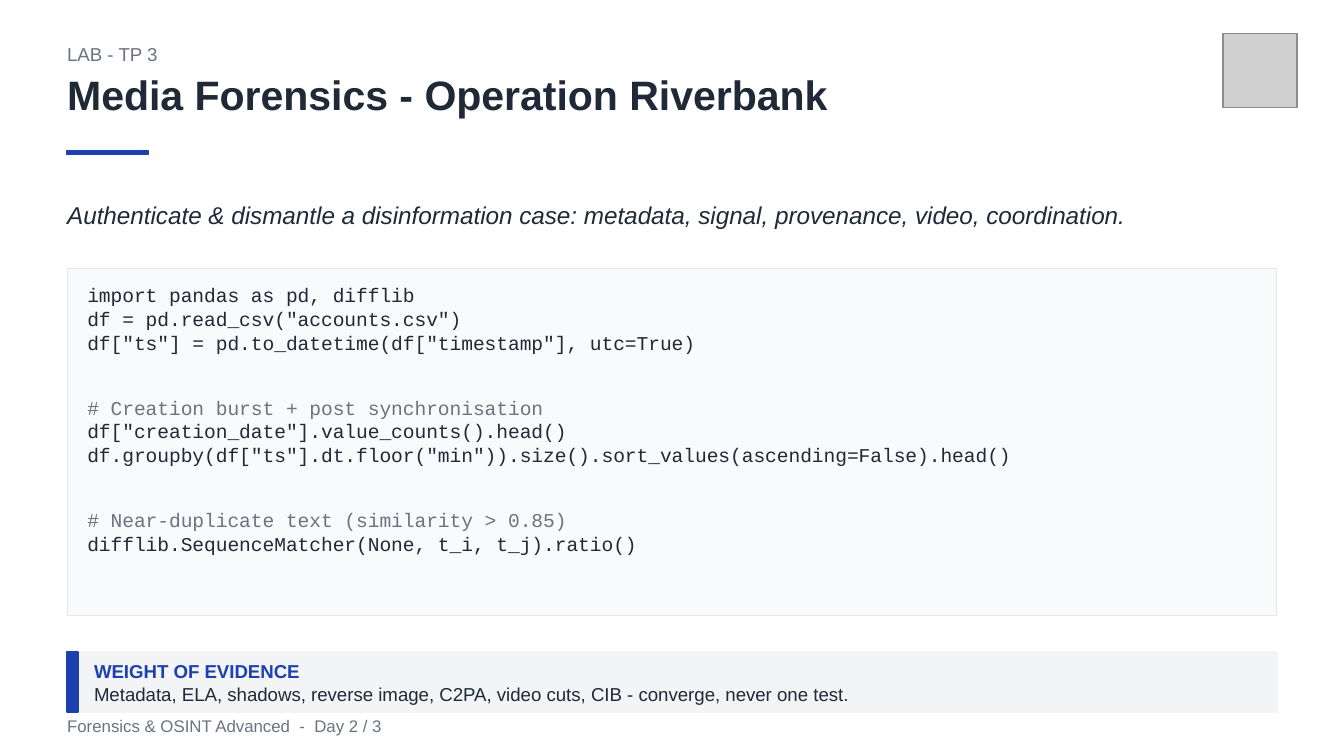
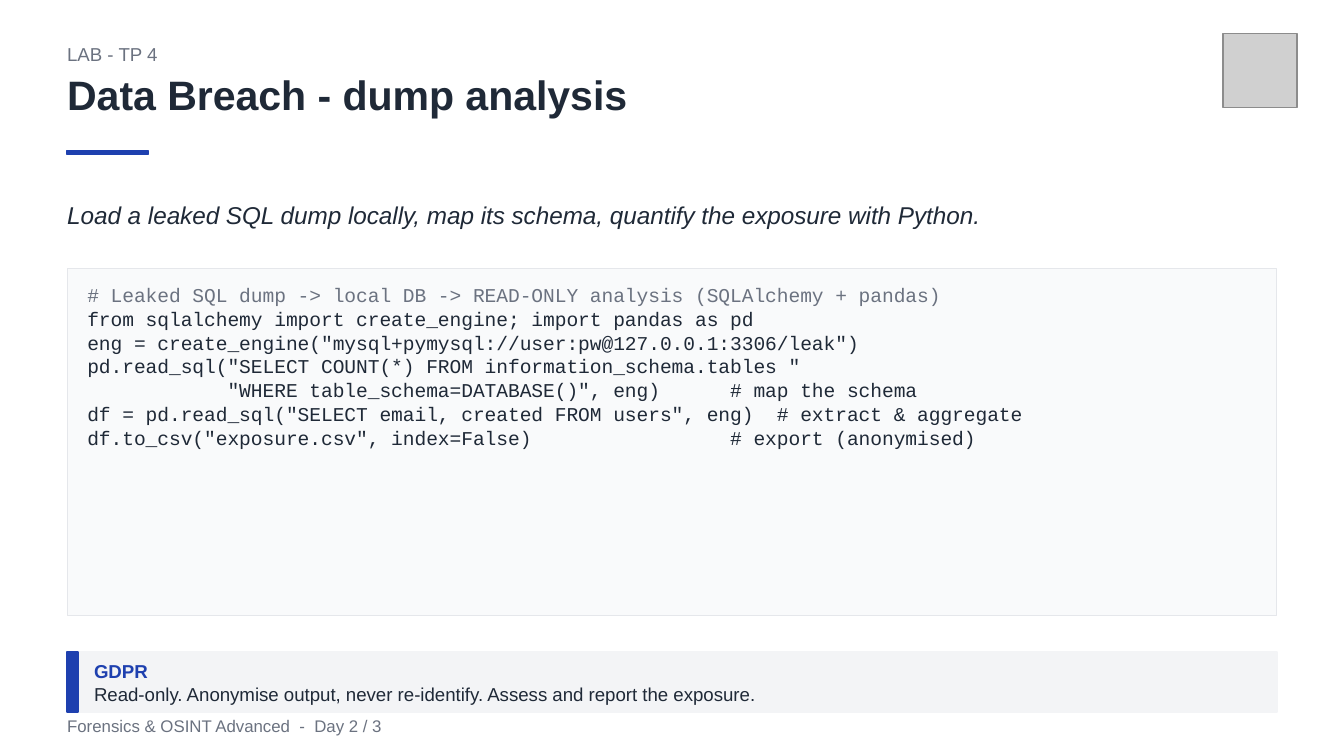
Before and after one commit to clemdepernet/osint-advanced-labs, a slide deck: slide 32 of Day_2/Day_2_Source_Reliability_And_Media_Forensics.pptx (slide 31 before the commit). Drawn at 1344x756 pixels with LibreOffice and Linux fonts; fonts in the diff are those of the drawing; grey boxes stand for pictures. Boxes give left, top, right and bottom in pixels: in the first picture for what was removed or moved away, otherwise in the second. Text is boxed around its words. In the diff, an @@ line names an element or a change of style, - is before the commit and + after.

```diff
--- a/Day_2/Day_2_Source_Reliability_And_Media_Forensics.pptx
+++ b/Day_2/Day_2_Source_Reliability_And_Media_Forensics.pptx
@@ text at (67,48,157,61): text changed @@
-LAB - TP 3
+LAB - TP 4
@@ text at (67,80,627,119): text changed @@
-Media Forensics - Operation Riverbank
+Data Breach - dump analysis
@@ text at (67,206,980,229): text changed @@
-Authenticate & dismantle a disinformation case: metadata, signal, provenance, video, coordination.
+Load a leaked SQL dump locally, map its schema, quantify the exposure with Python.
@@ text at (87,288,1022,449): text changed @@
-import pandas as pd, difflib
-df = pd.read_csv("accounts.csv")
-df["ts"] = pd.to_datetime(df["timestamp"], utc=True)
-# Creation burst + post synchronisation
-df["creation_date"].value_counts().head()
-df.groupby(df["ts"].dt.floor("min")).size().sort_values(ascending=False).head()
-# Near-duplicate text (similarity > 0.85)
-difflib.SequenceMatcher(None, t_i, t_j).ratio()
+# Leaked SQL dump -> local DB -> READ-ONLY analysis (SQLAlchemy + pandas)
+from sqlalchemy import create_engine; import pandas as pd
+eng = create_engine("mysql+pymysql://user:pw@127.0.0.1:3306/leak")
+pd.read_sql("SELECT COUNT(*) FROM information_schema.tables "
+"WHERE table_schema=DATABASE()", eng) # map the schema
+df = pd.read_sql("SELECT email, created FROM users", eng) # extract & aggregate
+df.to_csv("exposure.csv", index=False) # export (anonymised)
@@ text at (94,665,148,678): text changed @@
-WEIGHT OF EVIDENCE
+GDPR
@@ text at (94,687,755,705): text changed @@
-Metadata, ELA, shadows, reverse image, C2PA, video cuts, CIB - converge, never one test.
+Read-only. Anonymise output, never re-identify. Assess and report the exposure.
```
Also in this commit, not shown: 7 other slides changed, 1 slide added, 1 other file.
